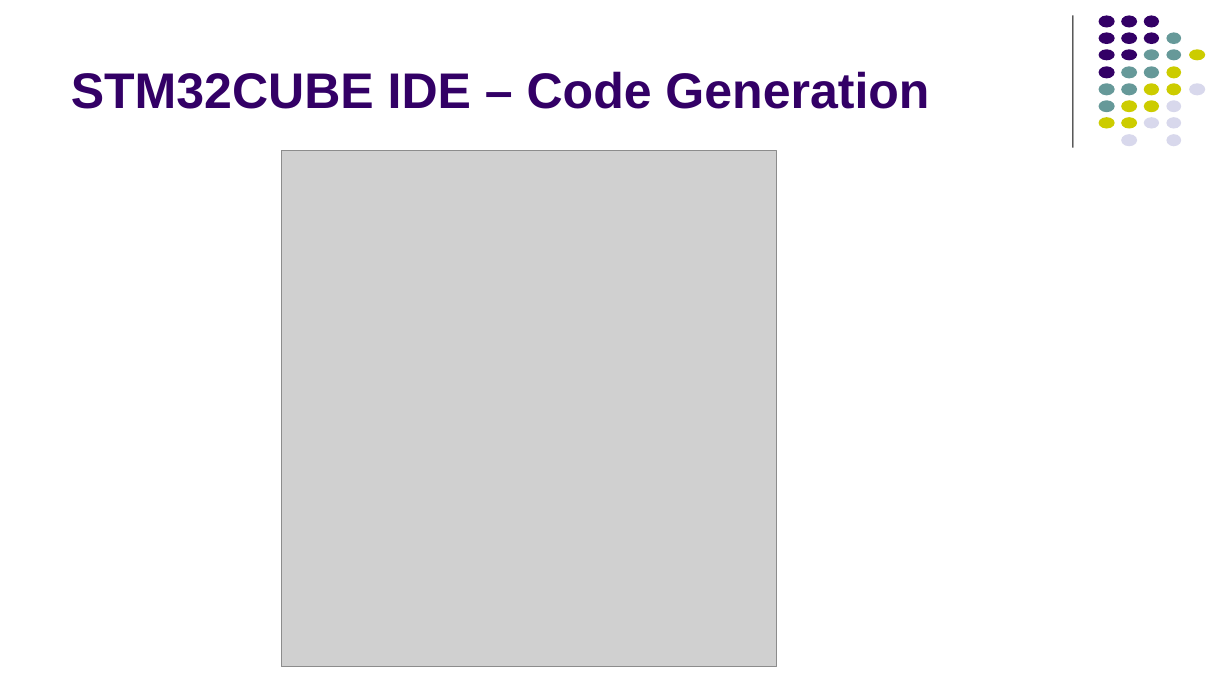
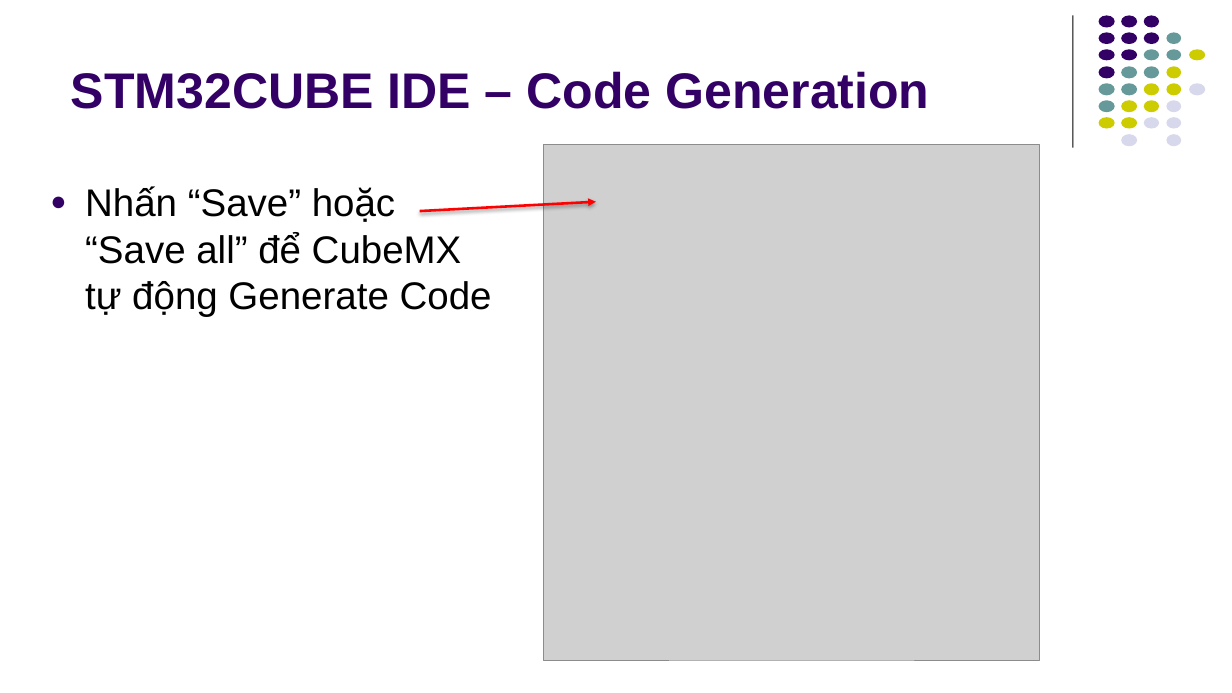
Before and after one commit to kmtekvn/hitech_stm32_basic, a slide deck: slide 19 of 04. Slides/02. STM32 & CubeIDE/Development Guide STM32.pptx (slide 14 before the commit). Drawn at 1232x693 pixels with LibreOffice and Linux fonts; fonts in the diff are those of the drawing; grey boxes stand for pictures. Boxes give left, top, right and bottom in pixels: in the first picture for what was removed or moved away, otherwise in the second. Text is boxed around its words. In the diff, an @@ line names an element or a change of style, - is before the commit and + after.

```diff
--- a/04. Slides/02. STM32 & CubeIDE/Development Guide STM32.pptx
+++ b/04. Slides/02. STM32 & CubeIDE/Development Guide STM32.pptx
@@ picture: place and size @@
-picture at [281, 151, 776, 666]
+picture at [544, 144, 1040, 660]
@@ text added at [85, 186, 492, 316], 30 pt, text #000000 @@
+● Nhấn “Save” hoặc “Save all” để CubeMX tự động Generate Code
@@ arrow added from (420, 211) to (596, 201), #FF0000 2 pt @@
```
Also in this commit, not shown: 13 other slides changed, 9 slides added, 1 slide removed, 7 other files.
